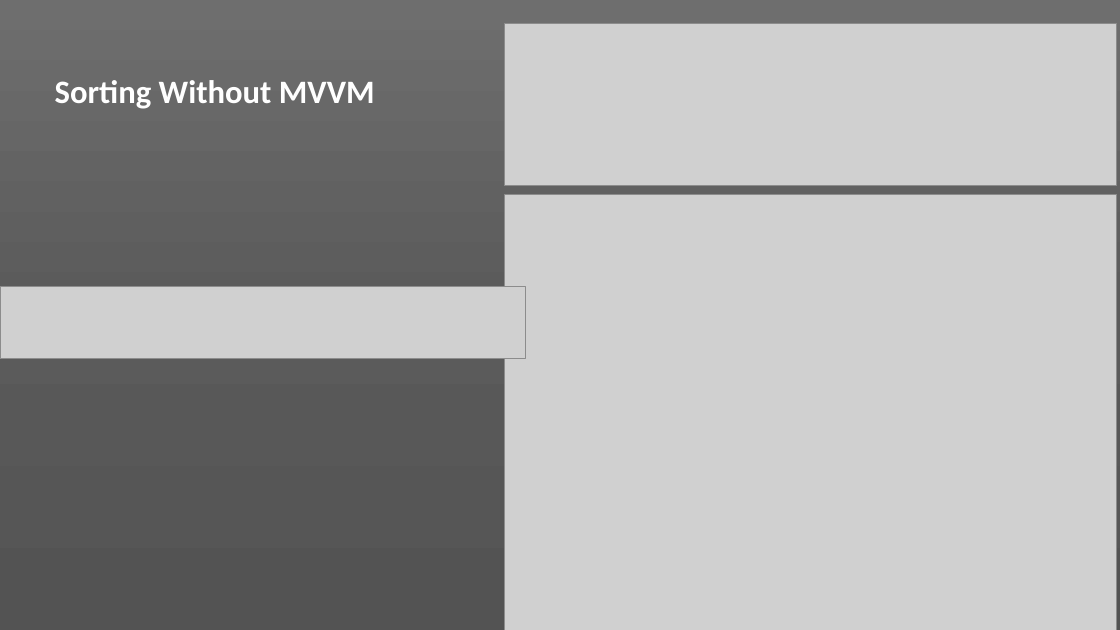
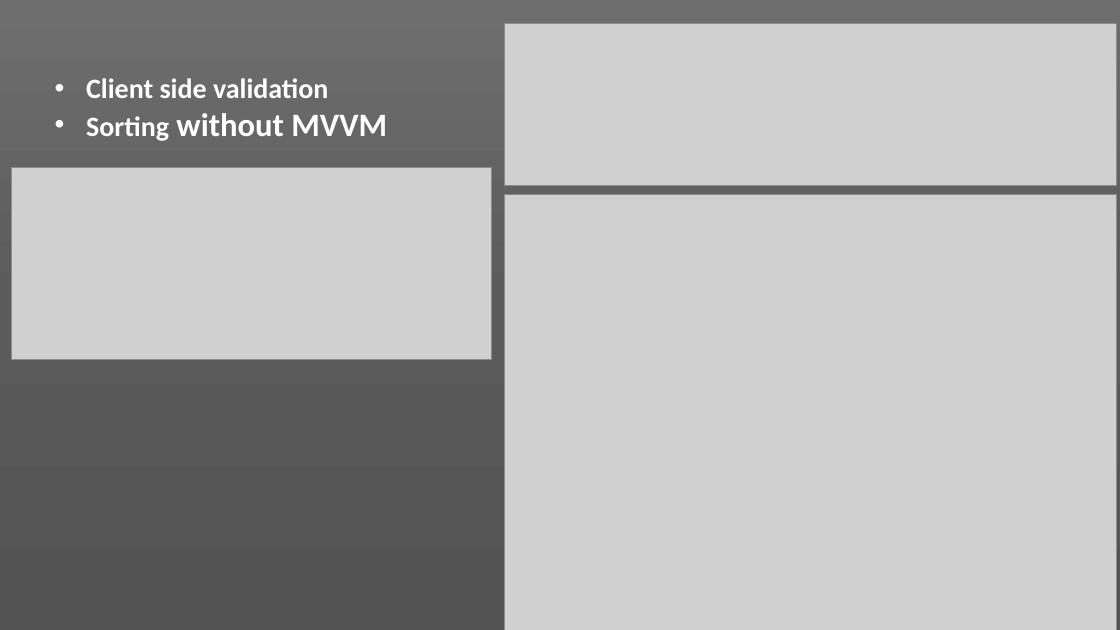
Before and after one commit to winotoj/ipd10-dotnet-CRM-Project, a slide deck: slide 8 of CRM PROJECT.pptx. Drawn at 1120x630 pixels with LibreOffice and Linux fonts; fonts in the diff are those of the drawing; grey boxes stand for pictures. Boxes give left, top, right and bottom in pixels: in the first picture for what was removed or moved away, otherwise in the second. Text is boxed around its words. In the diff, an @@ line names an element or a change of style, - is before the commit and + after.

```diff
--- a/CRM PROJECT.pptx
+++ b/CRM PROJECT.pptx
@@ text at (86, 78, 387, 141): text changed; size 28 to 24 pt @@
-Sorting Without MVVM
+• Client side validation
+• Sorting without MVVM
@@ picture added at (12, 168, 492, 360) @@
@@ picture removed at (0, 287, 526, 359) @@
```
Also in this commit, not shown: 3 other slides changed, 1 other file.
